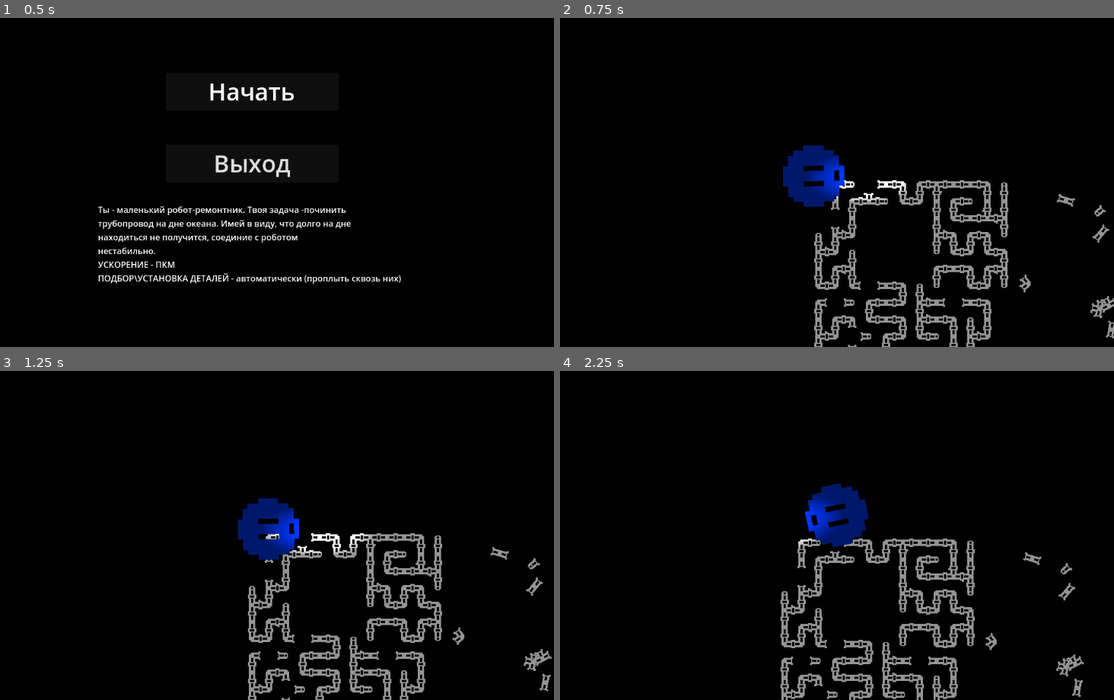
Above: before the commit, frames 1-4 (two rows, left to right).
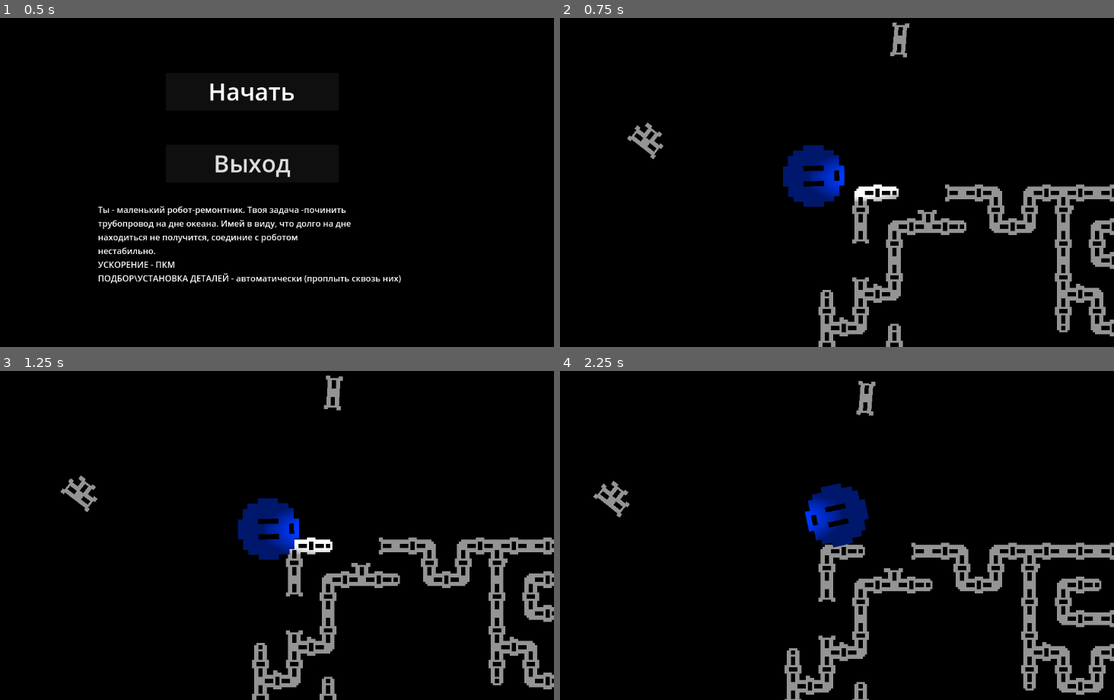
Above: after the commit, the same moments.

Repository: Overlord1704/PashtetJam1
Game: Godot game, scene res://scenes/StartMenu/start_menu.tscn
Same seed, same stepped clock (60 frames per second), same inputs: the game is played once before the commit and once after it.
Inputs (mouse positions are in pixels of both pictures, inside the frame that each line leads up to):
- Up to frame 1 (0.5 s): no input
- Up to frame 2 (0.75 s): click "Начать" at 0.5 s
- Up to frame 3 (1.25 s): no input
- Up to frame 4 (2.25 s): move the mouse to (942, 512) at 1.27 s; click (942, 512) at 1.42 s; move the mouse to (687, 545) at 2.02 s; click (687, 545) at 2.17 s

Frame 1 is identical in both runs. In frame 2, 10% of the frame differs, in the area x 12-100%, y 1-100%; in frame 3, 10%; in frame 4, 11%, in the area x 5-100%, y 3-100%.

Commit message:
Layers and fix scale

Diff:
--- a/scenes/Level/Location.gd
+++ b/scenes/Level/Location.gd
@@ -142,8 +142,13 @@
 
 				var w = TILE * (m + 0.5)
 				var h = TILE * (n + 0.5)
-				var random_pos = Vector2(randf() * w * 0.5, randf() * h)
-				pipe_scene.global_position = Vector2(w, 0) + random_pos
+
+				#var random_pos = Vector2(randf() * w * 0.5, randf() * h)
+				#pipe_scene.position = Vector2(w, 0) + random_pos
+				var random_pos = spawn_pipe(w, h)
+				pipe_scene.position = random_pos
+				print(random_pos)
+
 				pipe_scene.rotation = randf() * PI * 2.0
 			else:
 				new_element.global_position = pos
@@ -151,6 +156,13 @@
 				new_element.show()
 
 
+func spawn_pipe(width, height):
+	# random position вне квадрата с трубами
+	var offset = Vector2(-width * 0.5, -height * 0.5)
+	var rp = Vector2(randf() * width * 2, randf() * height * 2) + offset
+	while rp.x >= 0 and rp.x <= width and rp.y >= 0 and rp.y <= height:
+		rp = Vector2(randf() * width * 2, randf() * height * 2) + offset
+	return rp
 
 
 func generate_pipes(num_broken: int = 8):
--- a/scenes/Level/level.tscn
+++ b/scenes/Level/level.tscn
@@ -6,6 +6,7 @@
 [node name="Level" type="Node2D"]
 
 [node name="Location" parent="." instance=ExtResource("2_phj4u")]
+scale = Vector2(2, 2)
 
 [node name="Player" parent="." instance=ExtResource("1_0m6js")]
 
--- a/scenes/Level/pipe.tscn
+++ b/scenes/Level/pipe.tscn
@@ -6,6 +6,8 @@
 size = Vector2(32, 32)
 
 [node name="Pipe" type="Area2D"]
+collision_layer = 4
+collision_mask = 0
 script = ExtResource("1_27hdg")
 
 [node name="CollisionShape2D" type="CollisionShape2D" parent="."]
--- a/scenes/Level/place.tscn
+++ b/scenes/Level/place.tscn
@@ -6,6 +6,8 @@
 size = Vector2(32, 32)
 
 [node name="Place" type="Area2D"]
+collision_layer = 8
+collision_mask = 0
 script = ExtResource("1_xje1r")
 
 [node name="Area2D" type="CollisionShape2D" parent="."]
